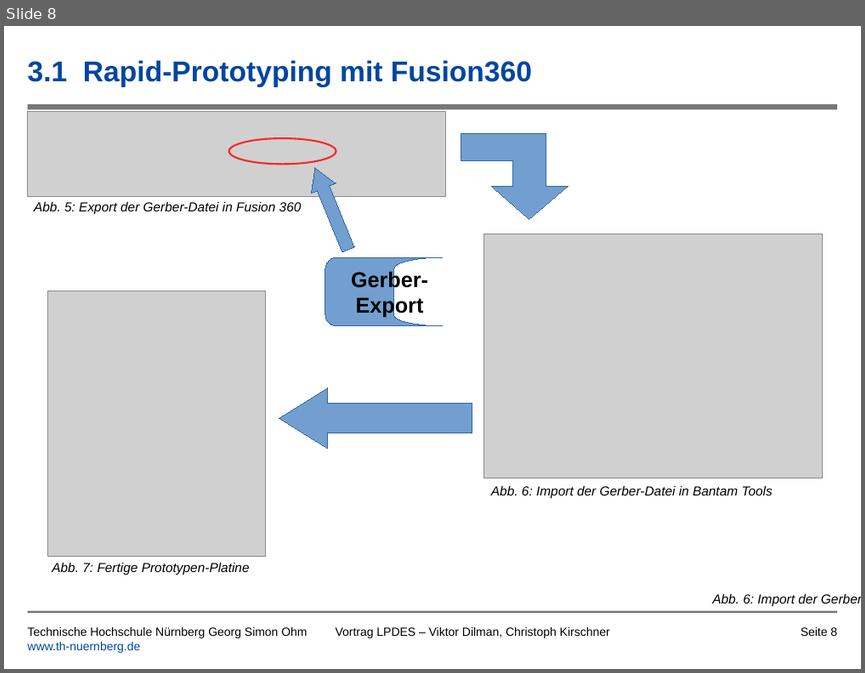
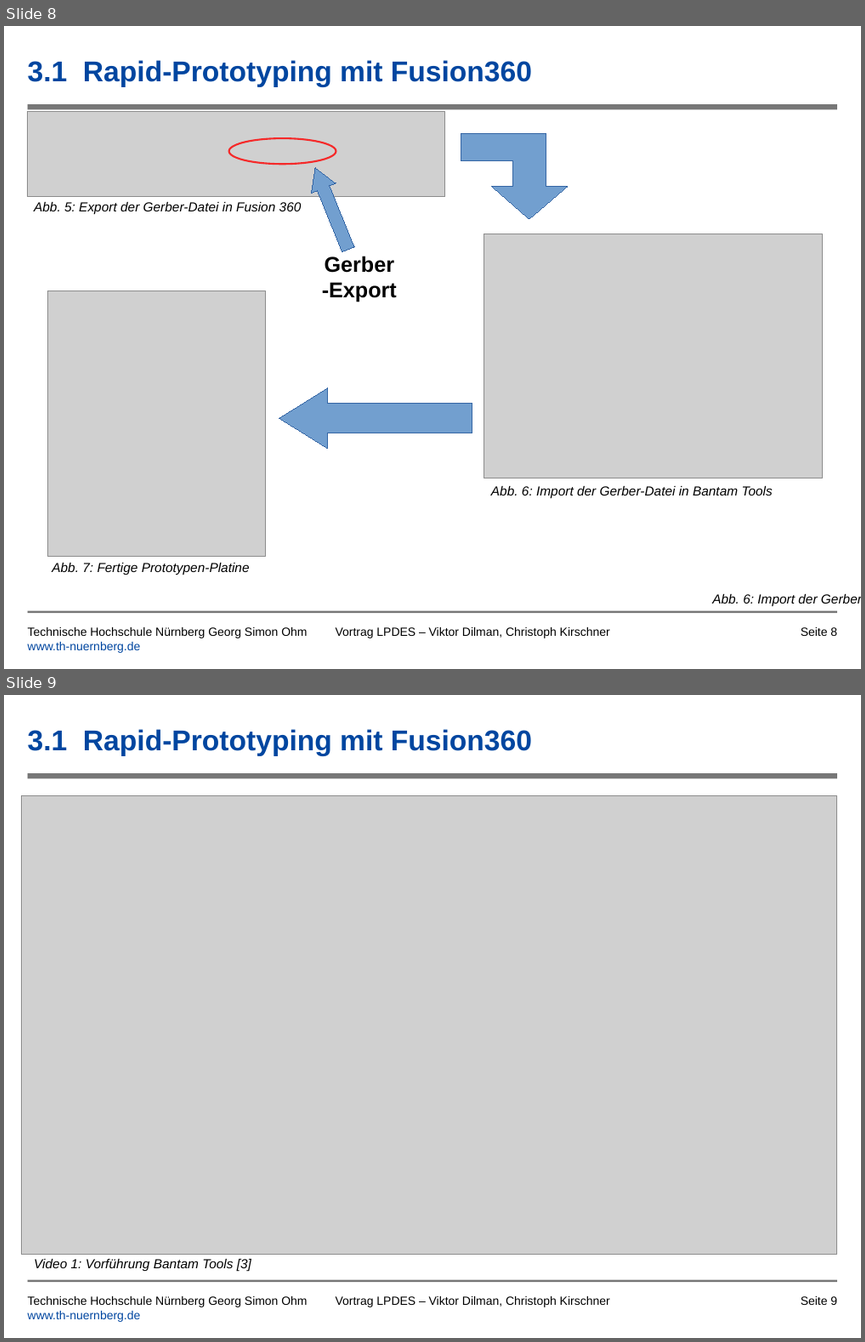
Before and after one commit to tsedlmeier/Synthesizer, a slide deck: Vortrag/Leiterplatte_als_Musikinstrument_Kirschner_Dilman.pptx. Shown one above the other, each under a label of ours: slide 8 before the commit, slides 8 and 9 after it. The pictures are 865x673 and 865x1342 pixels, drawn with LibreOffice and Linux fonts; fonts in the diff are those of the drawing; grey boxes stand for pictures; background and template pictures are left out. Boxes give left, top, right and bottom in pixels: in the first picture for what was removed or moved away, otherwise in the second. Text is boxed around its words. In the diff, an @@ line names an element or a change of style, - is before the commit and + after.

Commit message:
video eingebunden

```diff
--- a/Vortrag/Leiterplatte_als_Musikinstrument_Kirschner_Dilman.pptx
+++ b/Vortrag/Leiterplatte_als_Musikinstrument_Kirschner_Dilman.pptx
@@ slide 9 added at [4, 695, 861, 1338], background #FFFFFF; not listed: 2 template elements that a slide beside it also shows @@
@@ title added at [28, 729, 532, 756], 24 pt, text #0046A0, bold @@
+3.1 Rapid-Prototyping mit Fusion360
@@ picture added at [22, 795, 837, 1253] @@
@@ text added at [34, 1259, 251, 1270], 11 pt, text #000000, italic @@
+Video 1: Vorführung Bantam Tools [3]
@@ text added at [28, 1296, 307, 1321], 10 pt, text #000000 @@
+Technische Hochschule Nürnberg Georg Simon Ohm
+www.th-nuernberg.de
@@ text added at [336, 1296, 610, 1307], 10 pt, text #000000 @@
+Vortrag LPDES – Viktor Dilman, Christoph Kirschner
@@ page number added at [800, 1296, 837, 1304], 10 pt, text #000000 @@
+Seite 9
@@ slide 8 changed as well @@
@@ freeform shape at [303, 163, 361, 255]: outline redrawn @@
@@ free added at [296, 238, 424, 315], 18 pt, text #000000, bold @@
+Gerber
+-Export
@@ freeform shape removed at [325, 257, 454, 326] @@
-Gerber-Export
```
Also in this commit, not shown: 3 other slides changed, 2 other files.
